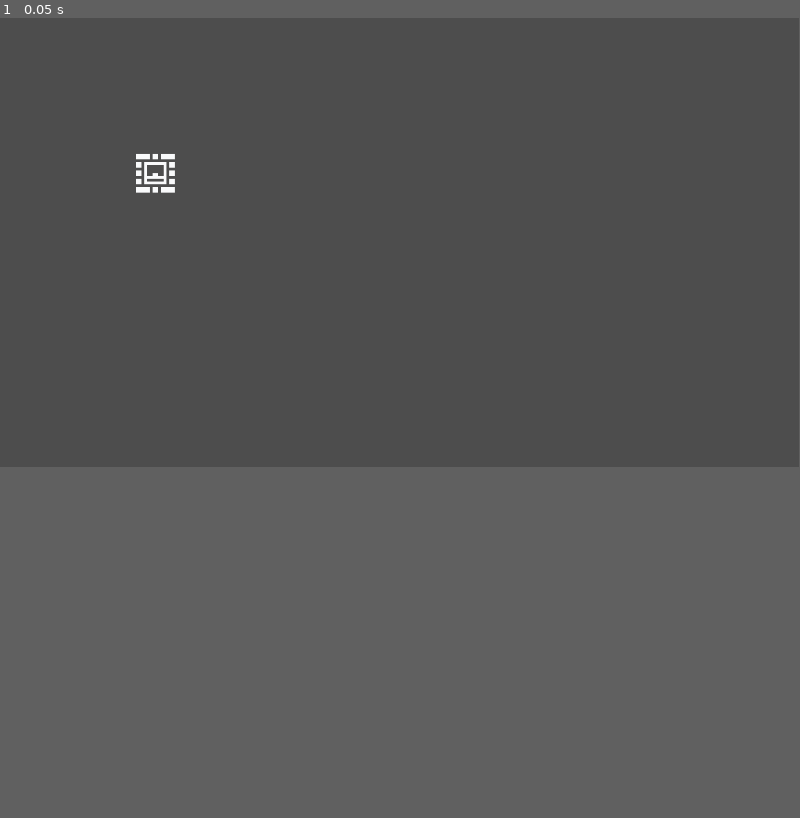
Above: before the commit, frame 1.
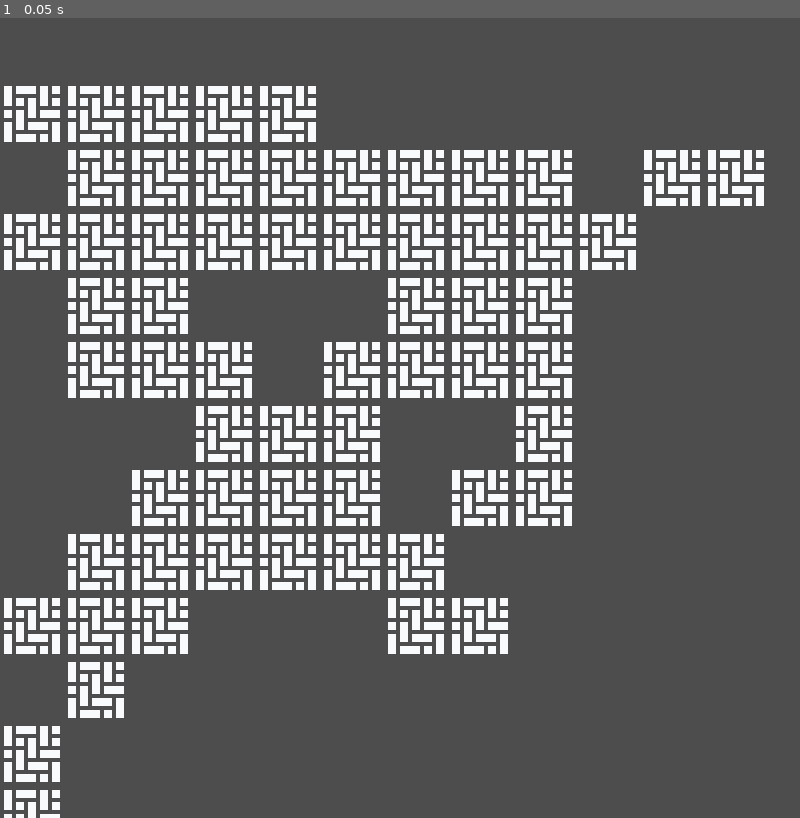
Above: after the commit, the same moment.

Repository: jimkang/throng
Game: Godot game, scene res://throng_root_node.tscn
Two runs of this game, one before a commit and one after it. Both use one fixed random seed, a clock stepped at 60 frames per second and the inputs below.
Inputs:
- Up to frame 1 (0.05 s): no input
In our replay, the window is 799x449 before the commit and 800x800 after it. These sizes can differ from the game's own. Grey fills any space a smaller window leaves; there, only what the larger window draws over its background counts as a difference.

The runs differ from the first frame. In frame 1, 18% of the frame differs, in the area x 0-96%, y 8-100%.

Commit message:
Generate joints and connectors for map.

Diff:
--- a/project.godot
+++ b/project.godot
@@ -15,6 +15,46 @@
 config/features=PackedStringArray("4.2", "GL Compatibility")
 config/icon="res://icon.svg"
 
+[display]
+
+window/size/viewport_width=800
+window/size/viewport_height=800
+
+[input]
+
+left={
+"deadzone": 0.5,
+"events": [Object(InputEventKey,"resource_local_to_scene":false,"resource_name":"","device":-1,"window_id":0,"alt_pressed":false,"shift_pressed":false,"ctrl_pressed":false,"meta_pressed":false,"pressed":false,"keycode":0,"physical_keycode":4194319,"key_label":0,"unicode":0,"echo":false,"script":null)
+, Object(InputEventJoypadButton,"resource_local_to_scene":false,"resource_name":"","device":-1,"button_index":13,"pressure":0.0,"pressed":false,"script":null)
+, Object(InputEventJoypadMotion,"resource_local_to_scene":false,"resource_name":"","device":-1,"axis":0,"axis_value":-1.0,"script":null)
+, Object(InputEventKey,"resource_local_to_scene":false,"resource_name":"","device":-1,"window_id":0,"alt_pressed":false,"shift_pressed":false,"ctrl_pressed":false,"meta_pressed":false,"pressed":false,"keycode":0,"physical_keycode":72,"key_label":0,"unicode":104,"echo":false,"script":null)
+]
+}
+right={
+"deadzone": 0.5,
+"events": [Object(InputEventKey,"resource_local_to_scene":false,"resource_name":"","device":0,"window_id":0,"alt_pressed":false,"shift_pressed":false,"ctrl_pressed":false,"meta_pressed":false,"pressed":false,"keycode":0,"physical_keycode":4194321,"key_label":0,"unicode":0,"echo":false,"script":null)
+, Object(InputEventJoypadButton,"resource_local_to_scene":false,"resource_name":"","device":-1,"button_index":14,"pressure":0.0,"pressed":false,"script":null)
+, Object(InputEventJoypadMotion,"resource_local_to_scene":false,"resource_name":"","device":-1,"axis":0,"axis_value":1.0,"script":null)
+, Object(InputEventKey,"resource_local_to_scene":false,"resource_name":"","device":-1,"window_id":0,"alt_pressed":false,"shift_pressed":false,"ctrl_pressed":false,"meta_pressed":false,"pressed":false,"keycode":0,"physical_keycode":76,"key_label":0,"unicode":108,"echo":false,"script":null)
+]
+}
+up={
+"deadzone": 0.5,
+"events": [Object(InputEventKey,"resource_local_to_scene":false,"resource_name":"","device":0,"window_id":0,"alt_pressed":false,"shift_pressed":false,"ctrl_pressed":false,"meta_pressed":false,"pressed":false,"keycode":0,"physical_keycode":4194320,"key_label":0,"unicode":0,"echo":false,"script":null)
+, Object(InputEventJoypadButton,"resource_local_to_scene":false,"resource_name":"","device":-1,"button_index":11,"pressure":0.0,"pressed":false,"script":null)
+, Object(InputEventJoypadMotion,"resource_local_to_scene":false,"resource_name":"","device":-1,"axis":1,"axis_value":-1.0,"script":null)
+, Object(InputEventKey,"resource_local_to_scene":false,"resource_name":"","device":-1,"window_id":0,"alt_pressed":false,"shift_pressed":false,"ctrl_pressed":false,"meta_pressed":false,"pressed":false,"keycode":0,"physical_keycode":75,"key_label":0,"unicode":107,"echo":false,"script":null)
+]
+}
+down={
+"deadzone": 0.5,
+"events": [Object(InputEventKey,"resource_local_to_scene":false,"resource_name":"","device":0,"window_id":0,"alt_pressed":false,"shift_pressed":false,"ctrl_pressed":false,"meta_pressed":false,"pressed":false,"keycode":0,"physical_keycode":4194322,"key_label":0,"unicode":0,"echo":false,"script":null)
+, Object(InputEventJoypadButton,"resource_local_to_scene":false,"resource_name":"","device":-1,"button_index":12,"pressure":0.0,"pressed":false,"script":null)
+, Object(InputEventJoypadMotion,"resource_local_to_scene":false,"resource_name":"","device":-1,"axis":1,"axis_value":1.0,"script":null)
+, Object(InputEventKey,"resource_local_to_scene":false,"resource_name":"","device":-1,"window_id":0,"alt_pressed":false,"shift_pressed":false,"ctrl_pressed":false,"meta_pressed":false,"pressed":false,"keycode":0,"physical_keycode":74,"key_label":0,"unicode":106,"echo":false,"script":null)
+]
+}
+
 [rendering]
 
 renderer/rendering_method="gl_compatibility"
--- a/throng_root_node.gd
+++ b/throng_root_node.gd
@@ -1,5 +1,10 @@
 extends Node2D
 
+@export var map_dimensions: Vector2i
+
+var tile_indexes_for_names = {
+	'parquet': Vector2i(16, 0)
+}
 #var dungeon_tile_set = preload('res://throng_dungeon_tile_set.tres').instantiate()
 # Called when the node enters the scene tree for the first time.
 func _ready():
@@ -12,4 +17,63 @@
 func generate_map():
 	var tilemap = $dungeon_tilemap
 	tilemap.add_layer(0)
-	tilemap.set_cell(0, Vector2i(3, 3), 0, Vector2i(14, 17))
+
+	var joints = []
+	# Add junctions
+	for i in randi_range(8, 12):
+		var point = Vector2i(randi_range(0, map_dimensions[0]),
+			randi_range(0, map_dimensions[1]))
+		if not point in joints:
+			joints.append(point)
+
+	print('joints: ', joints)
+	var floor_points = joints.duplicate()
+
+	for i in joints.size():
+		for j in joints.size() - i:
+			connect_points(floor_points, joints[i], joints[j])
+
+	for point in floor_points:
+		tilemap.set_cell(0, point, 0, tile_indexes_for_names.parquet)
+	#for x in map_dimensions[0]:
+		#for y in map_dimensions[1]:
+			#tilemap.set_cell(0, Vector2i(x, y), 0, tile_indexes_for_names.parquet)
+
+func connect_points(dest_array: Array, point_a: Vector2i, point_b: Vector2i):
+	var width = abs(point_a.x - point_b.x);
+	var height = abs(point_b.y - point_b.y);
+	var steps = 1;
+	if (width > height):
+		steps = width
+	else:
+		steps = height
+
+	var float_pt_a = Vector2(point_a)
+	var float_pt_b = Vector2(point_b)
+
+	var connectors = []
+	var step_size = 1.0/steps
+	for i in steps:
+		var step_pt = Vector2i(float_pt_a.lerp(float_pt_b, i * step_size))
+		if not step_pt in dest_array:
+			connectors.append(step_pt)
+			if connectors.size() > 1:
+				var prev_pt: Vector2i = connectors[connectors.size() - 2]
+				var delta_x = step_pt.x - prev_pt.x
+				if delta_x != 0:
+					var slope = (step_pt.y - prev_pt.y)/delta_x
+					if slope != 1:
+						# Fill in the diagonals. TODO: What if the slope is far from 1?
+						var delta_y = step_pt.y - prev_pt.y
+						non_dupe_append(connectors, Vector2i(prev_pt.x + delta_x, prev_pt.y))
+						non_dupe_append(connectors, Vector2i(prev_pt.x, prev_pt.y + delta_y))
+
+	print('a ', point_a, ' to b ', point_b, ' connectors ', connectors)
+	dest_array.append_array(connectors)
+	return dest_array
+
+func non_dupe_append(array, thing):
+	if not thing in array:
+		array.append(thing)
+		return true
+	return false
--- a/throng_root_node.tscn
+++ b/throng_root_node.tscn
@@ -5,6 +5,7 @@
 
 [node name="throng_root_node" type="Node2D"]
 script = ExtResource("1_q6lao")
+map_dimensions = Vector2i(12, 12)
 
 [node name="dungeon_tilemap" type="TileMap" parent="."]
 texture_filter = 1
